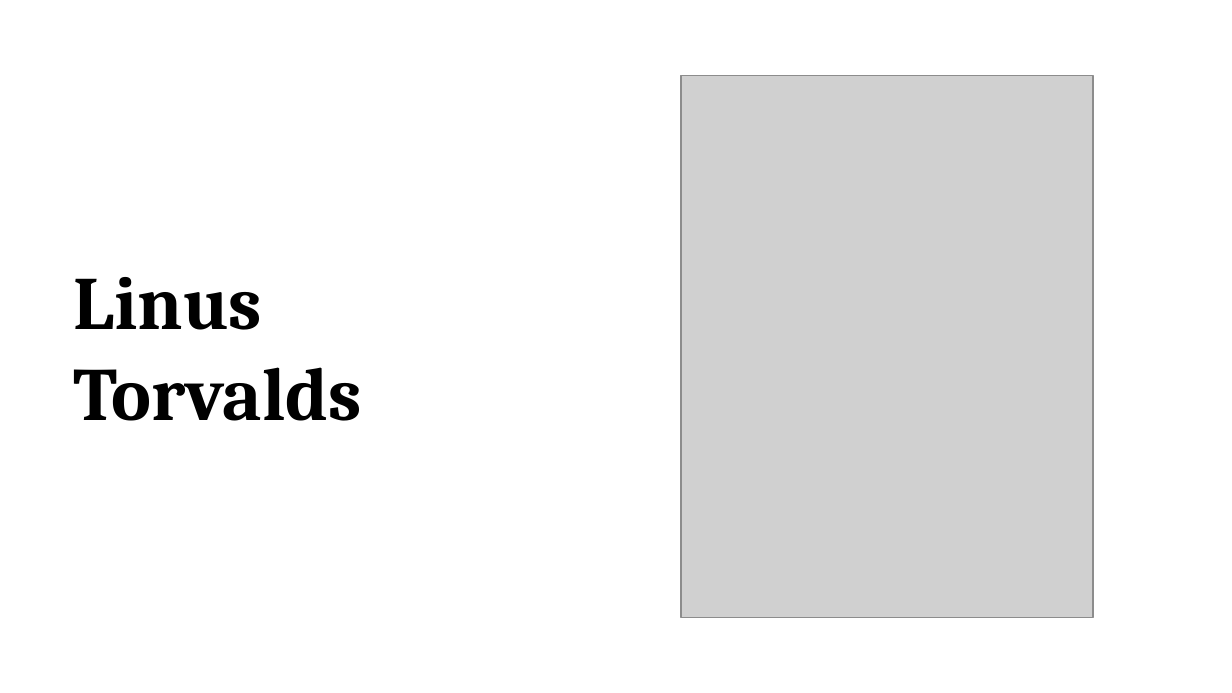
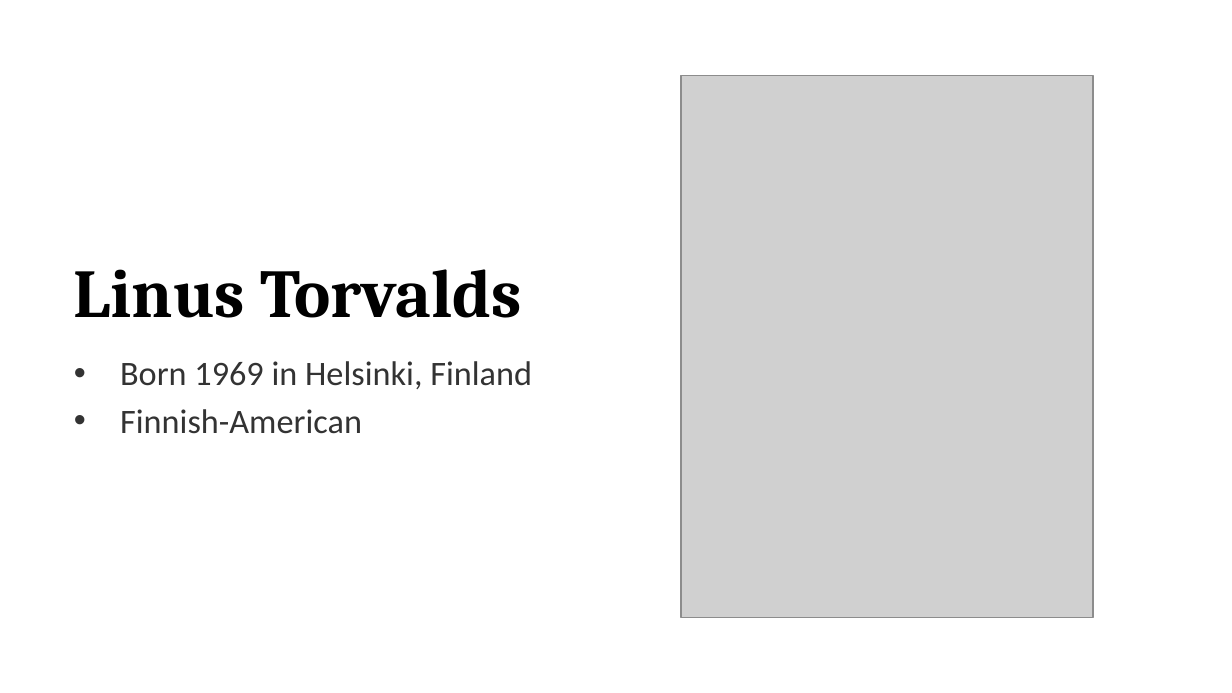
Before and after one commit to promilek2/Najs, a slide deck: slide 1 of Linus_Torvalds.pptx. Drawn at 1232x693 pixels with LibreOffice and Linux fonts; fonts in the diff are those of the drawing; grey boxes stand for pictures. Boxes give left, top, right and bottom in pixels: in the first picture for what was removed or moved away, otherwise in the second. Text is boxed around its words. In the diff, an @@ line names an element or a change of style, - is before the commit and + after.

```diff
--- a/Linus_Torvalds.pptx
+++ b/Linus_Torvalds.pptx
@@ text at [74, 269, 522, 318]: size 44 to 40 pt in "Linus Torvalds"; more space between paragraphs @@
@@ text at [120, 361, 532, 434]: paragraphs added @@
+• Born 1969 in Helsinki, Finland
+• Finnish-American
```
Also in this commit, not shown: 5 other slides changed, 2 slides added, 2 slides removed, 2 other files.
